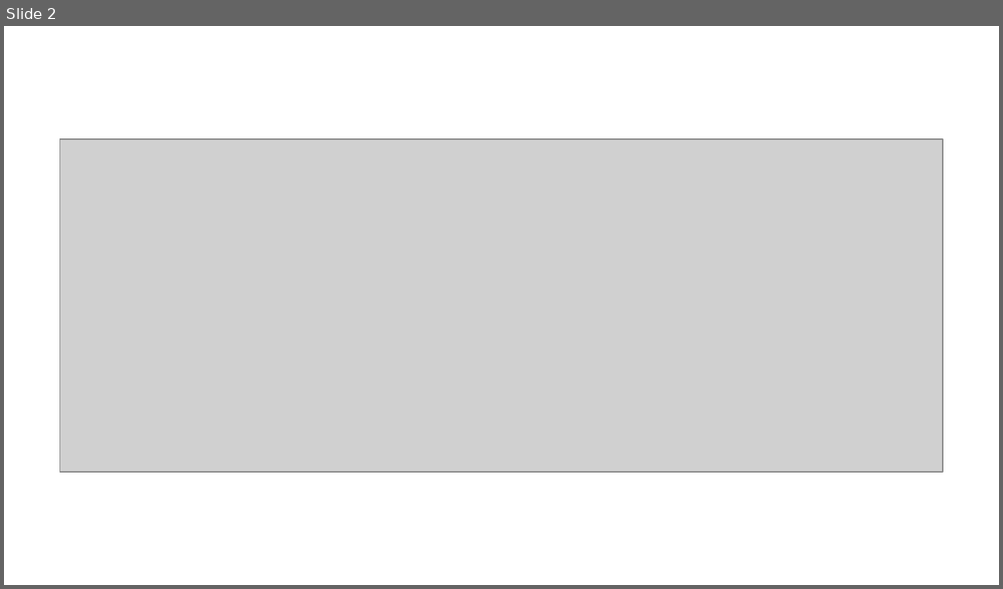
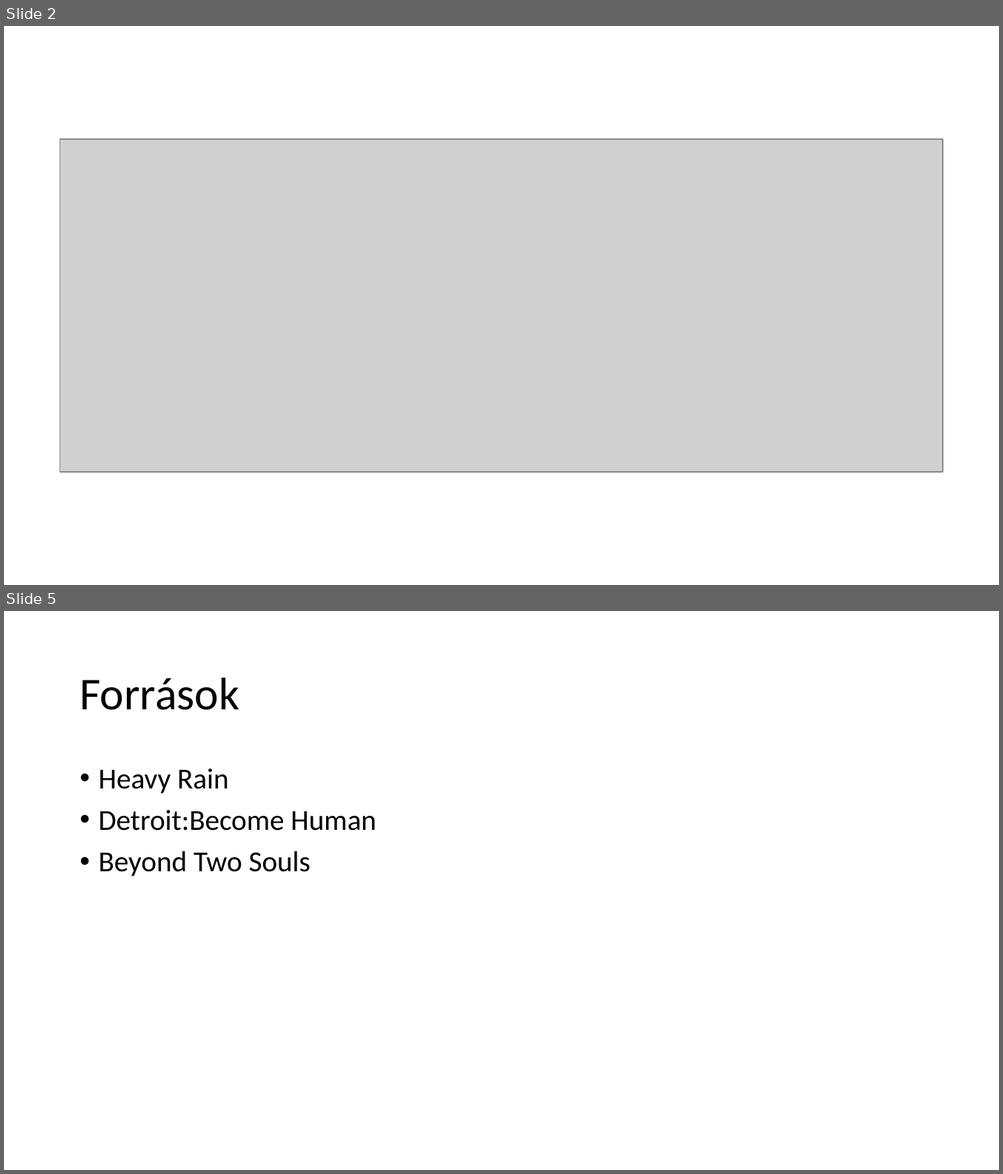
Before and after one commit to jovanovskiviktor/IKT_PROJEKT_1_GAME, a slide deck: jatekbemutato.pptx. Shown one above the other, each under a label of ours: slide 2 before the commit, slides 2 and 5 after it; the slides between them are not shown. The pictures are 1003x589 and 1003x1174 pixels, drawn with LibreOffice and Linux fonts; fonts in the diff are those of the drawing; grey boxes stand for pictures. Boxes give left, top, right and bottom in pixels: in the first picture for what was removed or moved away, otherwise in the second. Text is boxed around its words. In the diff, an @@ line names an element or a change of style, - is before the commit and + after.

```diff
--- a/jatekbemutato.pptx
+++ b/jatekbemutato.pptx
@@ slide 5 added at (4, 611, 999, 1170), background #FFFFFF @@
@@ title added at (79, 678, 239, 710), 44 pt, text #000000 @@
+Források
@@ text added at (99, 769, 376, 877), 28 pt, text #000000 @@
+• Heavy Rain
+• Detroit:Become Human
+• Beyond Two Souls
```
Also in this commit, not shown: 3 other slides added, 2 slides removed.
